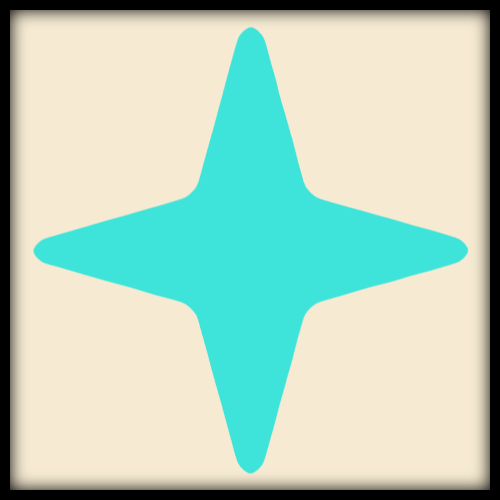
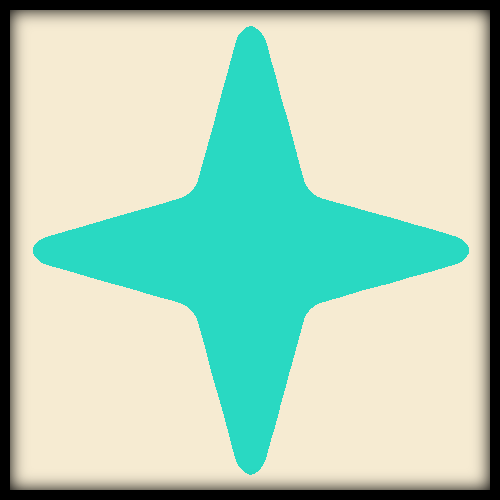
Before/after of a 500 × 500 layered artwork. What changed in the layer stack:
painted on "Layer 5" over [33, 26, 469, 475]
